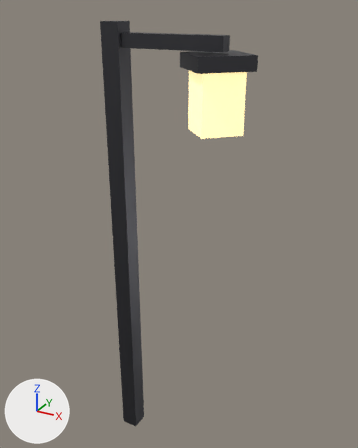
Before and after pictures for a commit that changed the glTF model samples/sandbox/models/lamp.gltf.
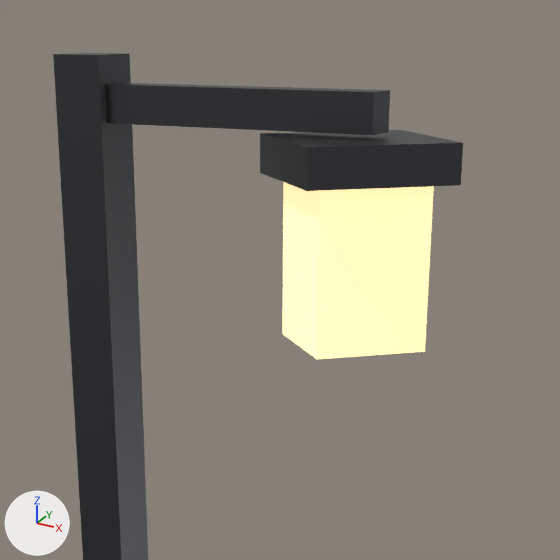
There are two pictures of each version: one whole from a camera (50 mm lens) standing at (1.802, -2.515, 3.078) and looking at (0.368, 0.094, 1.774), one close up on the part from 22% to 83% of the width and 0% to 48% of the height. The lights are fixed; the arrows at lower left show +X, +Y and +Z. The first two pictures are the older version.

Names of what the first close-up shows: 'Arm bar', 'Cap', 'Glass', 'Pole'.
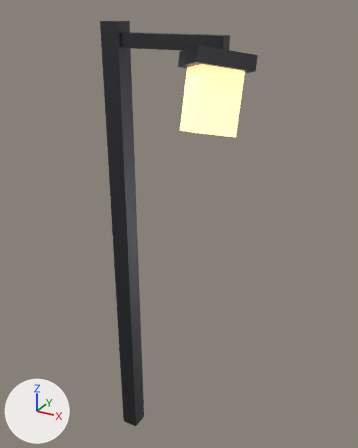
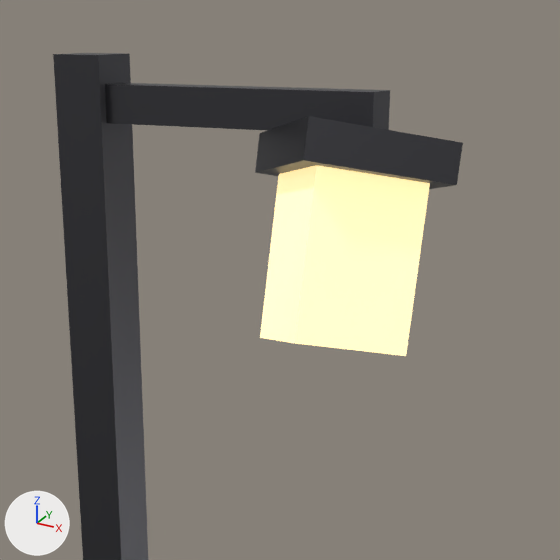
ob_lantern is not drawn itself; it is the parent of ob_glass, ob_cap.

The change, as a list of edits to the scene's bpy script:
```text
Change ob_lantern:
    ob_lantern.parent: ob_arm -> ob_hook
    ob_lantern.location: (0.65, 0.0, -0.3) -> (0.0, 0.0, -0.26)
Add ob_hook:
    ob_hook = bpy.data.objects.new('Hook', None)
    ob_hook.parent = ob_arm
    ob_hook.location = (0.65, 0.0, -0.04)
    ob_hook.rotation_euler = (-0.243, 0.0, 0.0)  # degrees (-14, 0, 0)
```

What differs and where, as boxes [x1, y1, x2, y2] in the close-ups (560 x 560 px):
'Glass', moved: before [282, 182, 434, 359]; after [260, 165, 430, 356]
'Cap', moved: before [260, 130, 463, 191]; after [255, 116, 463, 189]
